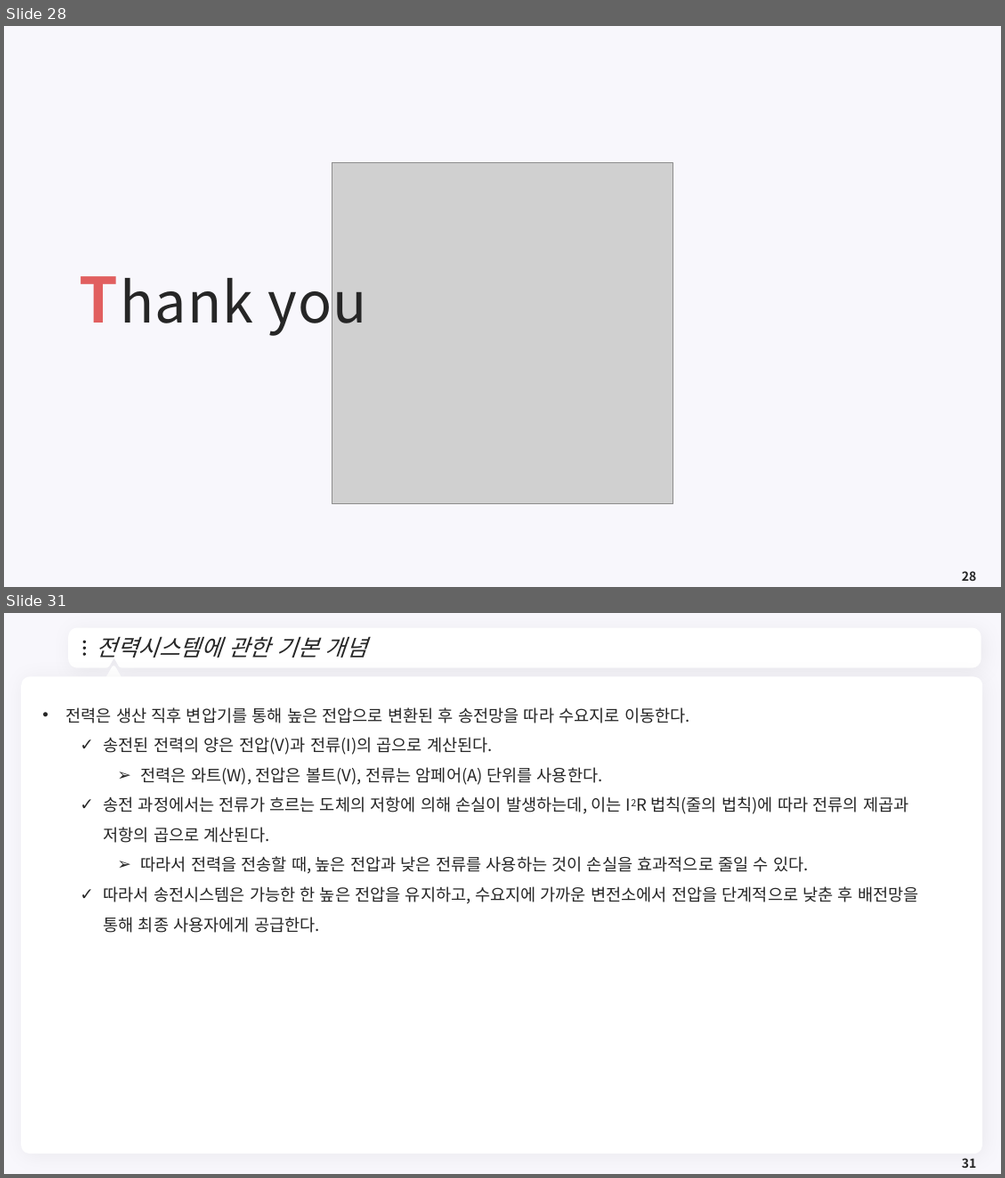
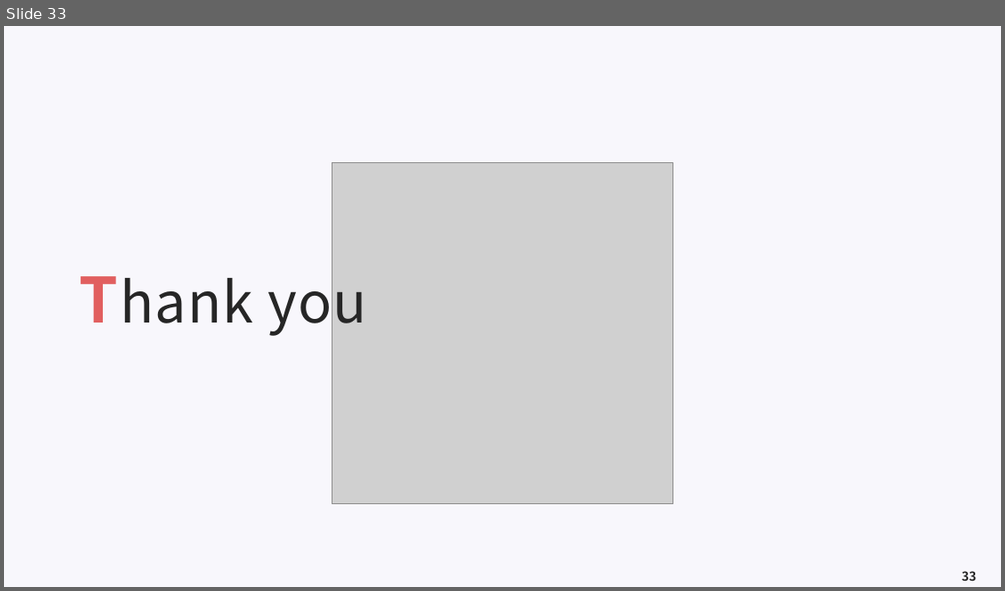
Before and after one commit to meandthey/Teaching, a slide deck: 에너지경제학/자원에너지경제학_Chapter_8 (전력시장).pptx. Shown one above the other, each under a label of ours: slides 28 and 31 before the commit, slide 33 after it; the slides between them are not shown. The pictures are 1005x1178 and 1005x591 pixels, drawn with LibreOffice and Linux fonts; fonts in the diff are those of the drawing; grey boxes stand for pictures; background and template pictures are left out. Boxes give left, top, right and bottom in pixels: in the first picture for what was removed or moved away, otherwise in the second. Text is boxed around its words. In the diff, an @@ line names an element or a change of style, - is before the commit and + after.

```diff
--- a/에너지경제학/자원에너지경제학_Chapter_8 (전력시장).pptx
+++ b/에너지경제학/자원에너지경제학_Chapter_8 (전력시장).pptx
@@ slide 31 removed at [4,613,1001,1174], background #F8F7FC @@
@@ freeform shape removed at [72,632,978,665] @@
@@ title removed at [97,636,367,657] @@
-전력시스템에 관한 기본 개념
@@ ellipse removed at [83,641,86,643] @@
@@ ellipse removed at [83,647,86,649] @@
@@ ellipse removed at [83,653,86,656] @@
@@ freeform shape removed at [957,643,966,654] @@
@@ rounded rectangle removed at [21,676,983,1153] @@
@@ triangle removed at [105,667,122,682] @@
@@ text removed at [66,707,919,933] @@
-• 전력은 생산 직후 변압기를 통해 높은 전압으로 변환된 후 송전망을 따라 수요지로 이동한다.
-  ✓ 송전된 전력의 양은 전압(V)과 전류(I)의 곱으로 계산된다.
-    ➢ 전력은 와트(W), 전압은 볼트(V), 전류는 암페어(A) 단위를 사용한다.
-  ✓ 송전 과정에서는 전류가 흐르는 도체의 저항에 의해 손실이 발생하는데, 이는 I2R 법칙(줄의 법칙)에 따라 전류의 제곱과 저항의 곱으로 계산된다.
-    ➢ 따라서 전력을 전송할 때, 높은 전압과 낮은 전류를 사용하는 것이 손실을 효과적으로 줄일 수 있다.
-  ✓ 따라서 송전시스템은 가능한 한 높은 전압을 유지하고, 수요지에 가까운 변전소에서 전압을 단계적으로 낮춘 후 배전망을 통해 최종 사용자에게 공급한다.
@@ page number removed at [962,1158,976,1167] @@
-31
@@ what was slide 28 is now slide 33 @@
@@ page number at [962,571,976,580]: text changed @@
-28
+33
```
Also in this commit, not shown: 5 slides added, 2 other slides removed, 5 other files.
